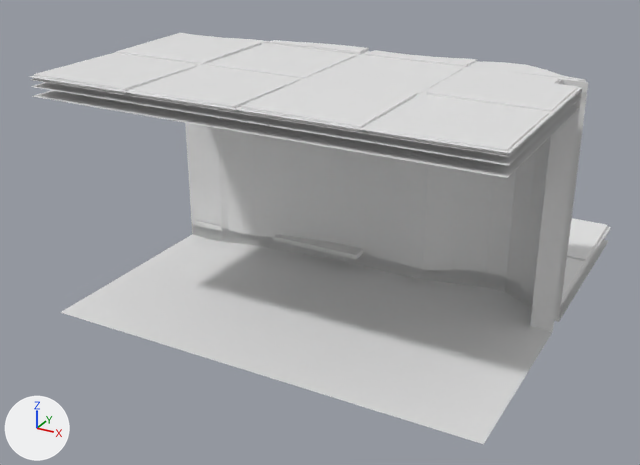
One commit to the FBX model Assets/Data/Level/Biomes/AbyssalRuins/Models/K_Cliff_2.fbx: the scene before it, then after it.
Camera for both pictures: a 50 mm lens placed at (4.34, -8.84, 4.66), pointed at (-0.25, -0.5, 0.5). Arrows for +X, +Y and +Z are at lower left; the lights stay in place. The picture after the commit comes second. Where no turn or scale is listed for an object, it has been applied to the vertices.

Names of what the first picture shows: 'K_Cliff_2', 'K_Cliff_2_ColCliff7', 'K_Cliff_2_ColGround0', 'K_Cliff_2_ColGround7'.
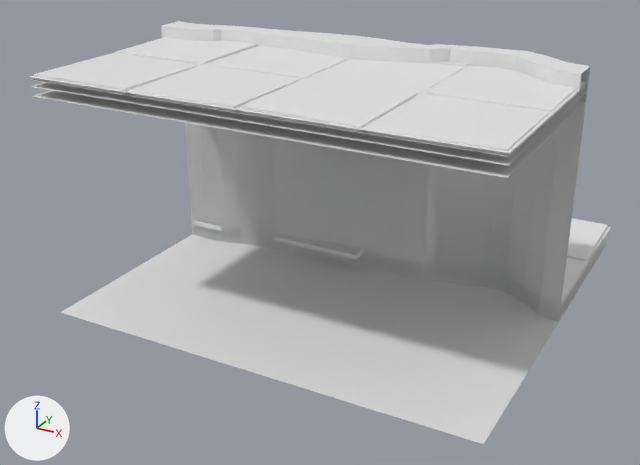
What differs and where, as boxes [x1, y1, x2, y2] in the pictures (640 x 465 px; the box of a moved part takes in the faces that stretch with it):
'K_Cliff_2_ColCliff7', reshaped: before [31, 82, 586, 444]; after [31, 82, 587, 444]
'K_Cliff_2', reshaped: before [31, 33, 610, 307]; after [31, 21, 610, 308]
part 1 of me_k_cliff_2_colcliff7, moved or reshaped: before [530, 93, 586, 332]; after [531, 92, 587, 332]
part 2 of me_k_cliff_2_001, built on: after [161, 21, 590, 93]
part 3 of me_k_cliff_2_001, cut back: before [221, 129, 544, 296]

What the commit changed:
me_k_cliff_2_001 is used by ob_k_cliff_2; location (0.0, 0.0, 0.0).
me_k_cliff_2_001 had 985 vertices, 799 faces and spanned x -2.5..2.5, y -2.5..2.5, z -0.03..2.53.
me_k_cliff_2_001 now has 1071 vertices, 896 faces and spans x -2.5..2.5, y -2.5..2.5, z -0.03..2.66.
me_k_cliff_2_001 part 2: 1 vertex removed from x 2.23, y -0.27, z 2.47; 109 vertices added at x -2.5..2.5, y -0.36..0.39, z 2.47..2.66.
me_k_cliff_2_001 part 3: 23 vertices removed from x -2.25..2.23, y -0.01..0.46, z -0.03; 1 vertex added at x -2.46, y 0.03, z -0.03.
me_k_cliff_2_colcliff7 is used by ob_k_cliff_2_colcliff7; location (0.0, 0.0, 0.0).
Verts and faces of me_k_cliff_2_colcliff7; kept vertices keep their numbers, new ones are numbered from 512.
Before the commit, vertices of me_k_cliff_2_colcliff7: 41 (2.25, 0.0, 2.4), 42 (2.5, 0.0, 2.4) at pixel (587, 92), 65 (2.25, -0.25, 2.4), 66 (2.5, -0.25, 2.4) at pixel (580, 98), 276 (2.25, 0.0, -0.2).
Before the commit, vertices of me_k_cliff_2_colcliff7: 277 (2.5, 0.0, -0.2) at pixel (558, 321), 281 (2.25, -0.25, -0.2) at pixel (530, 326), 282 (2.5, -0.25, -0.2) at pixel (552, 331).
me_k_cliff_2_colcliff7 had 512 vertices, 472 faces and spanned x -2.5..2.5, y -2.5..0.41, z -0.2..2.4.
me_k_cliff_2_colcliff7 now has 512 vertices, 471 faces and spans x -2.5..2.5, y -2.5..0.41, z -0.2..2.4.
Part 1, on me_k_cliff_2_colcliff7:
Faces deleted: (41, 65, 281, 276), (41, 276, 277, 42), (65, 66, 282, 281).
New faces: (41, 65, 66, 42), (276, 277, 282, 281).
